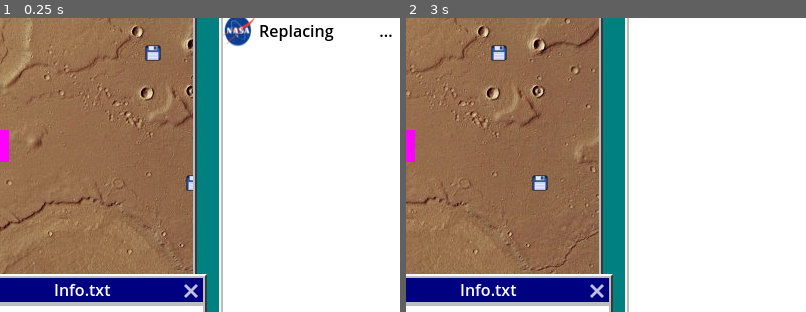
Above: before the commit, frames 1-2 (left to right).
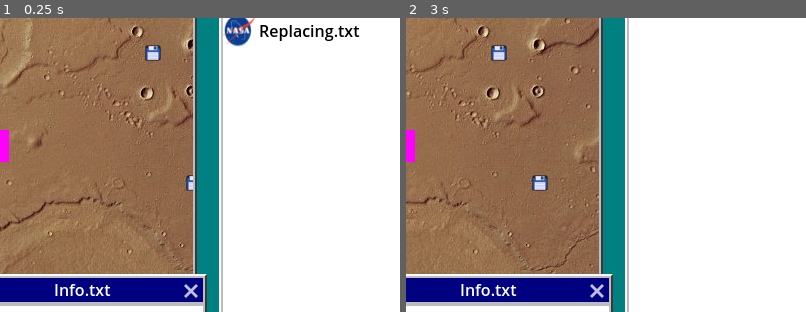
Above: after the commit, the same moments.

Repository: jerrutledge/Mars-Roverflow
Game: Godot game, scene res://scenes/Desktop.tscn
Two runs of this game, one before a commit and one after it. Both use one fixed random seed, a clock stepped at 60 frames per second and the inputs below.
Inputs (mouse positions are % of the whole screen's width and height, from its top left):
- Up to frame 1 (0.25 s): no input
- Up to frame 2 (3 s): click "RoverController.exe" at 0.5 s; click "Memory Manager" at 1.25 s; click "Options" at 2 s; move the mouse to (72, 44) at 2.77 s; hold D (rover_right) from 2.78 s (still down); hold Backspace (delete) from 2.78 s (still down); click (72, 44) at 2.92 s
The pictures show only the part of the screen within x 32-82%, y 10-60%; the shares and areas given below are measured in that part.

The runs differ from the first frame. In frame 1, 0.1% of the frame differs, in the area x 83-98%, y 2-7%; in frame 2, nothing differs.

Commit message:
Set file ext to txt

Diff:
--- a/scenes/Alien.tscn
+++ b/scenes/Alien.tscn
@@ -15,7 +15,6 @@
 debug_color = Color(0, 0.6, 0.701961, 0.419608)
 
 [node name="Sprite2D" type="Sprite2D" parent="."]
-scale = Vector2(0.5, 0.5)
 texture = ExtResource("1_ov776")
 
 [connection signal="body_entered" from="." to="." method="_on_hit"]
--- a/src/mem_item.gd
+++ b/src/mem_item.gd
@@ -30,9 +30,7 @@
 			for j in range(4):
 				#data += hex_chars[randi() % 16]
 				data += '     '
-
-
-	file_name = data.substr(0, 20) + "..."
+	file_name = data.substr(0, data.find(" ")) + ".txt"
 	label.text = file_name
 	if is_virus:
 		timer = Timer.new()
